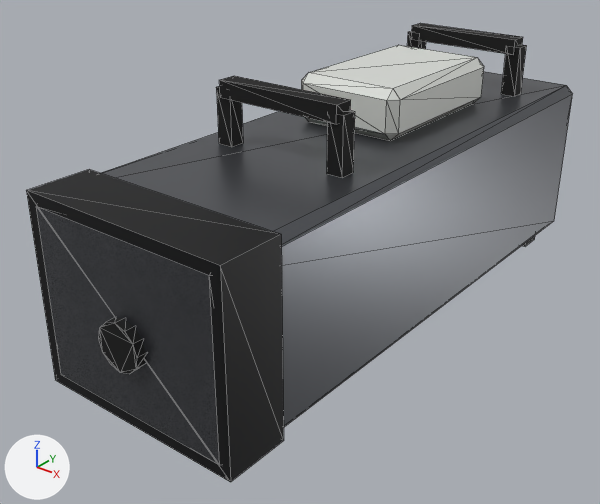
The glTF model scripts/place/fixtures/glb/smoke.glb, before and after one commit.
The view is the same before and after, from a 50 mm lens placed at (0.506, -0.727, 0.489), pointed at (-0.025, -0.063, 0.078). Every picture has the same lights, and +X, +Y and +Z are marked at lower left. The older version comes first. Mesh edges are drawn as thin lines.

The first picture shows 'Body'.
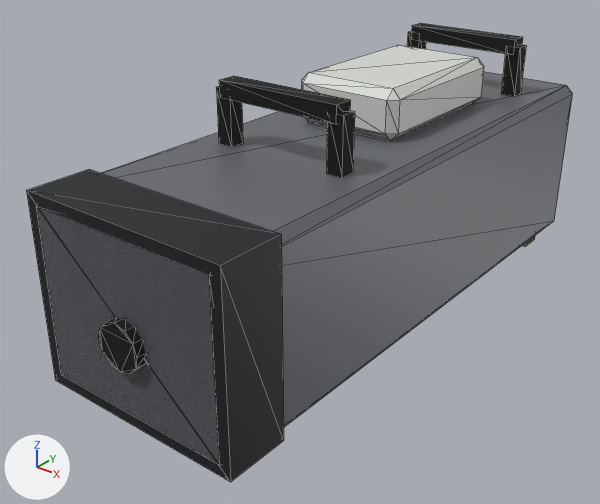
Where the change shows, as pixel boxes [x1, y1, x2, y2] in the pictures (600 x 504 px):
'Body', surface changed: [28, 71, 572, 467] in both

Diff of the bpy script that builds the scene:
```diff
--- a/scripts/place/fixtures/glb/smoke.glb.py
+++ b/scripts/place/fixtures/glb/smoke.glb.py
@@ mat_metal @@
 mat_metal.base_color = (0.148, 0.156, 0.173)  # grey #6b6e73
-mat_metal.metallic = 0.8
-mat_metal.roughness = 0.35
+mat_metal.metallic = 0.15
+mat_metal.roughness = 0.45
```
